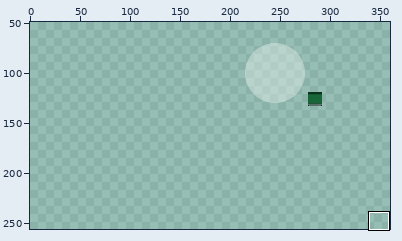
One commit to this sprite sheet: android/assets/textures/textures.png. The first picture is a wide view before the edit; the outline marks the close-up.
Close-up. Earlier state:
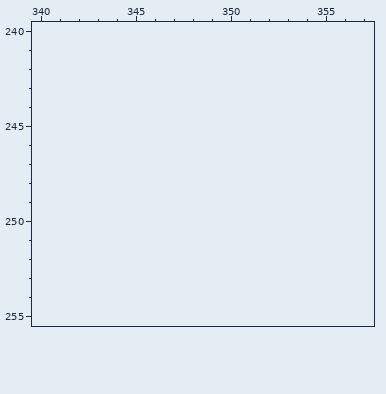
The file is 128x128 pixels. Pixels under 10% opacity are left out. Colours within 5 levels of each other are drawn and written as one. Shown: x 340..357, y 240..255. The old version is drawn lined up with the new one, on the new canvas. The wide view leaves out empty margins. The commit also changed other parts of the picture, which this record leaves out.
The result:
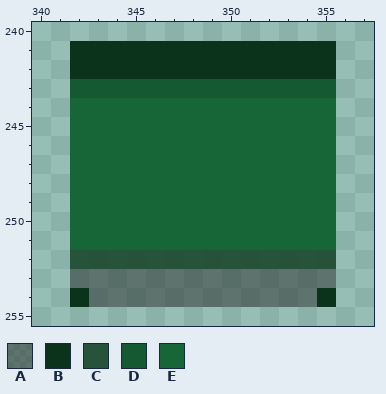
Palette (. is transparent): A #1c1c1c76  B #0b331c  C #1a462ce3  D #145931  E #176638
The exact change:
canvas 128x128 -> 512x256, the old top-left corner now at 212,14
The author put colour A in row 253 at x 342 to 355; in row 254 at x 343 to 354.
The author put colour B in rows 241 to 242 at x 342 to 355; in row 254 at x 342 and 355.
The author put colour C in row 252 at x 342 to 355.
The author put colour D in row 243 at x 342 to 355.
The author put colour E in rows 244 to 251 at x 342 to 355.
Changed places in both close-ups, as pixel boxes (x1, y1, x2, y2):
added: (70, 41, 336, 307)
